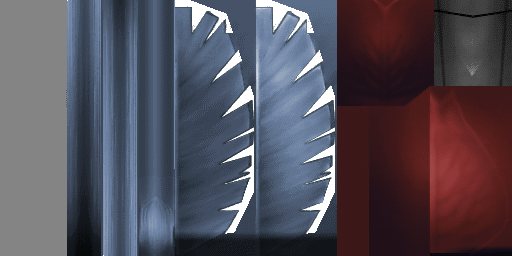
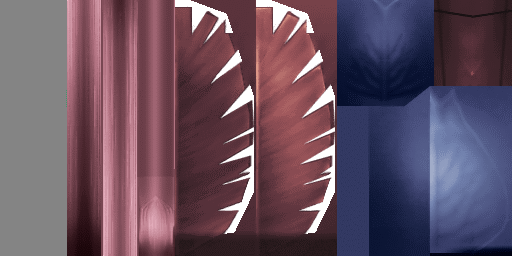
Two versions of the same layered image (512 x 256). Layer-by-layer changes:
moved "FitPokeFushigisou_Grass" (2nd of 3) above "FitPokeFushigisou_Grass" over (66, 0, 512, 256)
hid "FitPokeFushigisou_Grass" (3rd of 3) over (66, 0, 512, 256)
